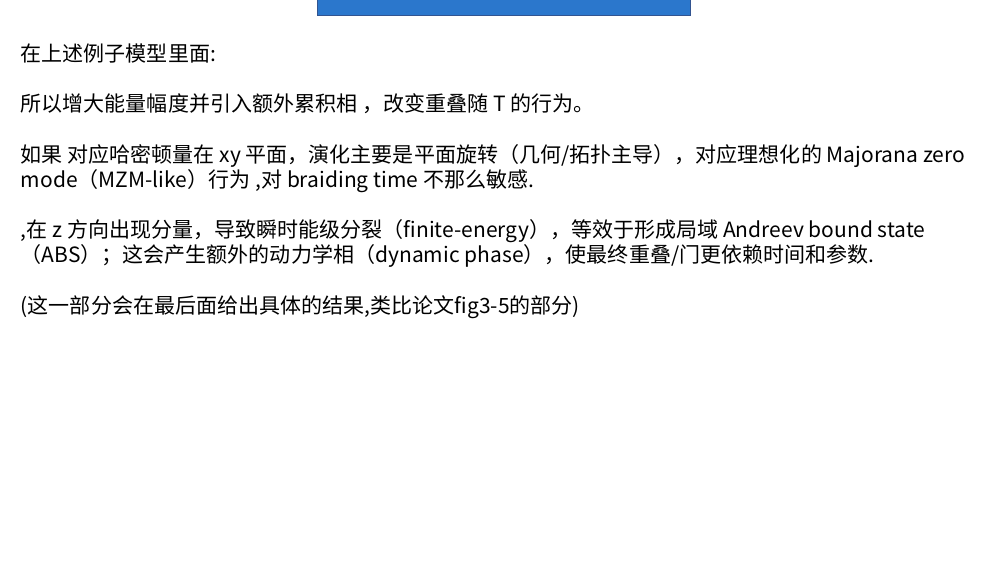
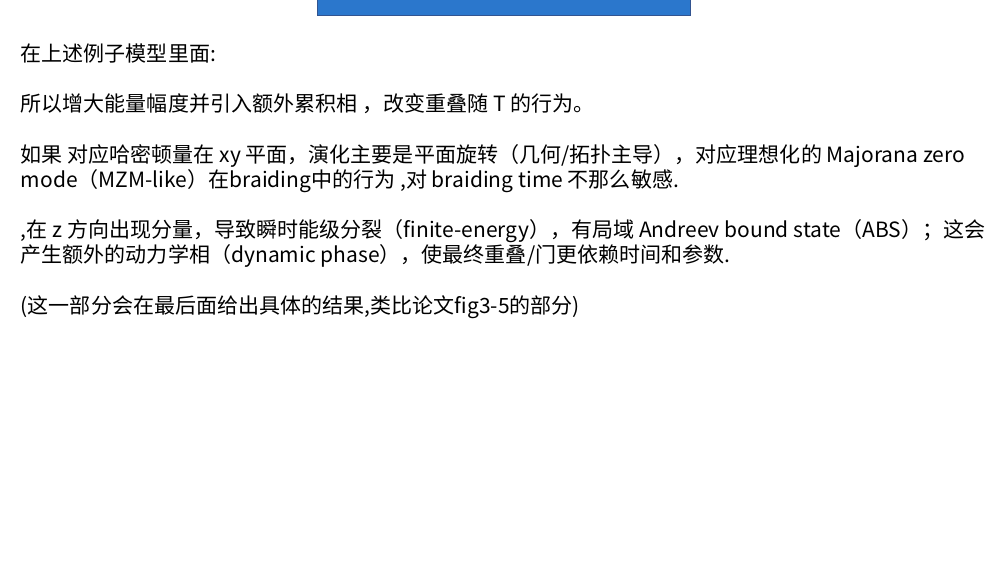
Before and after one commit to Asice-Cloud/quantummmm, a slide deck: slide 21 of y2.pptx. Drawn at 1008x567 pixels with LibreOffice and Linux fonts; fonts in the diff are those of the drawing. Boxes give left, top, right and bottom in pixels: in the first picture for what was removed or moved away, otherwise in the second. Text is boxed around its words. In the diff, an @@ line names an element or a change of style, - is before the commit and + after.

```diff
--- a/y2.pptx
+++ b/y2.pptx
@@ text at bbox=[21, 144, 986, 267]: text changed @@
-如果 对应哈密顿量在 xy 平面，演化主要是平面旋转（几何/拓扑主导），对应理想化的 Majorana zero mode（MZM-like）行为 ,对 braiding time 不那么敏感.
-,在 z 方向出现分量，导致瞬时能级分裂（finite-energy），等效于形成局域 Andreev bound state（ABS）；这会产生额外的动力学相（dynamic phase），使最终重叠/门更依赖时间和参数.
+如果 对应哈密顿量在 xy 平面，演化主要是平面旋转（几何/拓扑主导），对应理想化的 Majorana zero mode（MZM-like）在braiding中的行为 ,对 braiding time 不那么敏感.
+,在 z 方向出现分量，导致瞬时能级分裂（finite-energy），有局域 Andreev bound state（ABS）；这会产生额外的动力学相（dynamic phase），使最终重叠/门更依赖时间和参数.
```
Also in this commit, not shown: 7 other slides changed, 7 slides added, 1 slide removed, 49 other files.
